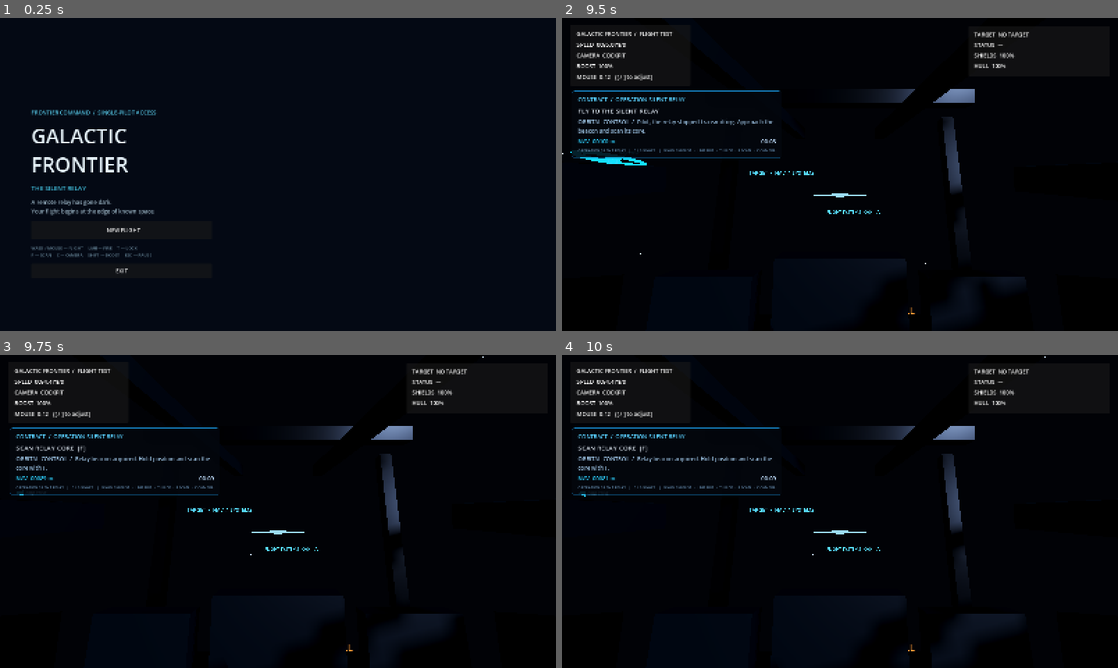
Above: before the commit, frames 1-4 (two rows, left to right).
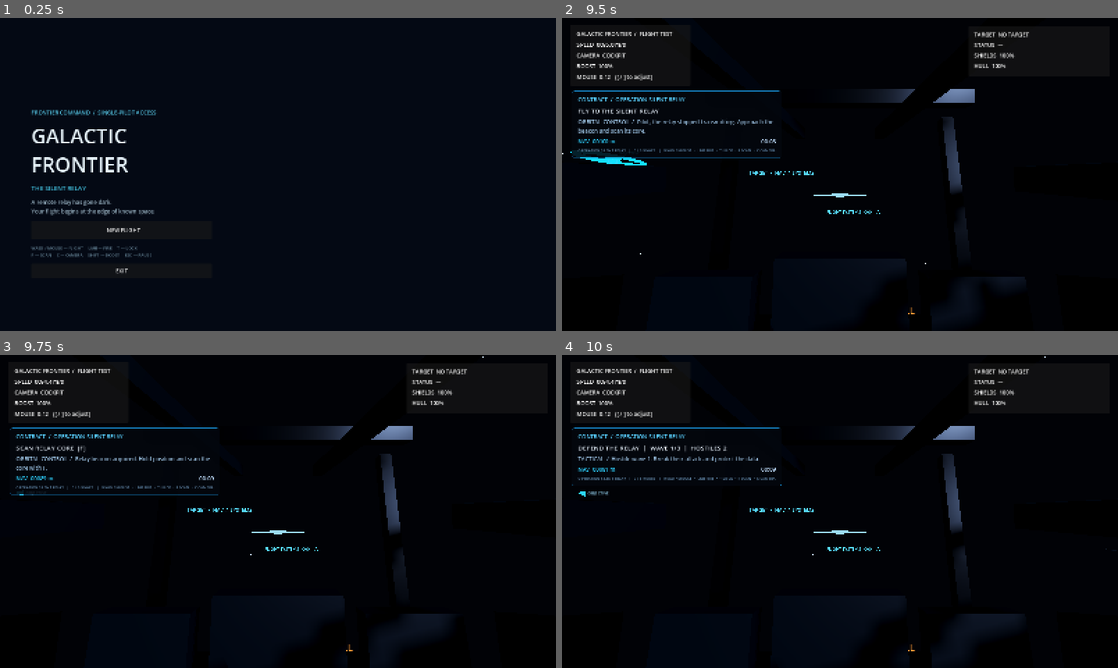
Above: after the commit, the same moments.

Repository: valdissor1990-ui/GALACTIC-FRONTIER
Game: Godot game, scene res://scenes/bootstrap/main.tscn
The game is run twice, just before and just after one commit, with the same random seed, the same clock (stepped at 60 frames per second) and the same inputs.
Inputs (mouse positions are in pixels of both pictures, inside the frame that each line leads up to):
- Up to frame 1 (0.25 s): no input
- Up to frame 2 (9.5 s): click "NEW FLIGHT" at 0.5 s; tap Enter at 1.25 s; move the mouse to (867, 174) at 1.27 s; hold F (scan, bound only after the commit) 1.28-2.03 s; hold W (move_forward) 1.28-6.53 s; move the mouse to (812, 174) at 2.02 s; tap Shift (boost) at 2.1 s; tap F (scan, bound only after the commit) at 2.3, 3.05, 3.8, 4.55, 5.3, 6.6, 7.55, 8.3, 9.05 s; move the mouse to (851, 168) at 2.77 s; press the mouse at (851, 168) at 2.78 s; move the mouse to (834, 180) at 3.52 s; release the mouse at (834, 180) at 3.53 s; tap Y (target_clear) at 3.6 s; move the mouse to (878, 177) at 4.27 s; hold T (target_lock) 4.28-5.03 s; move the mouse to (795, 171) at 5.02 s; tap C (toggle_camera) at 5.1 s; move the mouse to (845, 174) at 5.77 s; hold F (scan, bound only after the commit) 5.78-6.53 s; move the mouse to (817, 168) at 6.52 s; hold D (move_right) 6.53-7.28 s; move the mouse to (867, 174) at 7.27 s; hold Shift (boost) 7.28-8.03 s; hold W (move_forward) from 7.28 s (still down); move the mouse to (812, 174) at 8.02 s; click (812, 174) at 8.1 s; move the mouse to (851, 168) at 8.77 s; hold Y (target_clear) from 8.78 s (still down)
- Up to frame 3 (9.75 s): move the mouse to (272, 517) at 9.52 s; release W (move_forward) at 9.53 s; release Y (target_clear) at 9.53 s; hold A (move_left) from 9.53 s (still down); tap T (target_lock) at 9.6 s
- Up to frame 4 (10 s): keep holding A (move_left); tap F (scan, bound only after the commit) at 9.8 s

Frames 1-3 are identical in both runs. In frame 4, 1.3% of the frame differs, in the area x 1-98%, y 28-63%.

Commit message:
Map scan action to physical F key for all keyboard layouts

Diff:
--- a/project.godot
+++ b/project.godot
@@ -104,6 +104,11 @@
 "events": [Object(InputEventKey,"physical_keycode":89)]
 }
 
+scan={
+"deadzone": 0.2,
+"events": [Object(InputEventKey,"physical_keycode":70)]
+}
+
 
 [physics]
 3d/default_gravity=0.0
